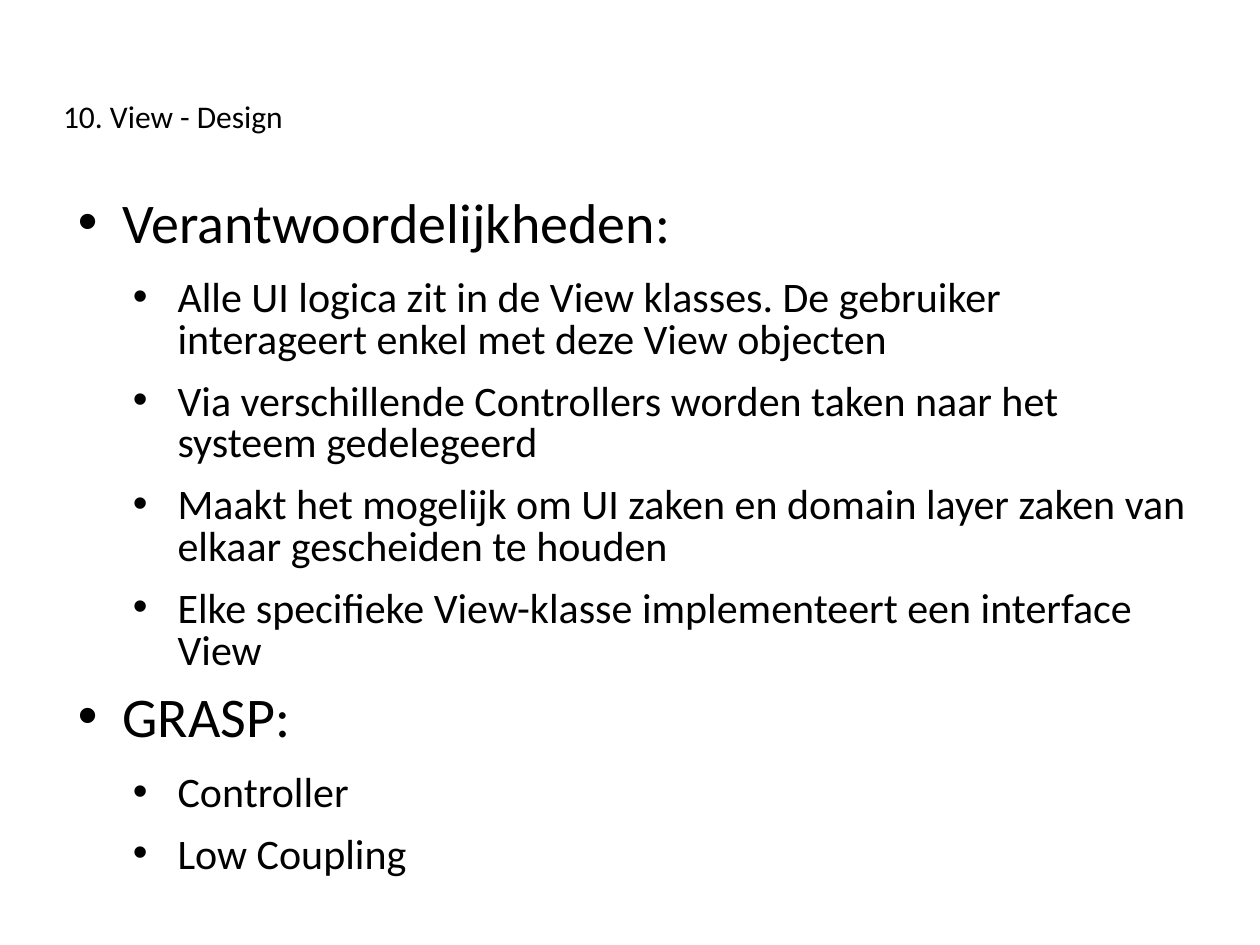
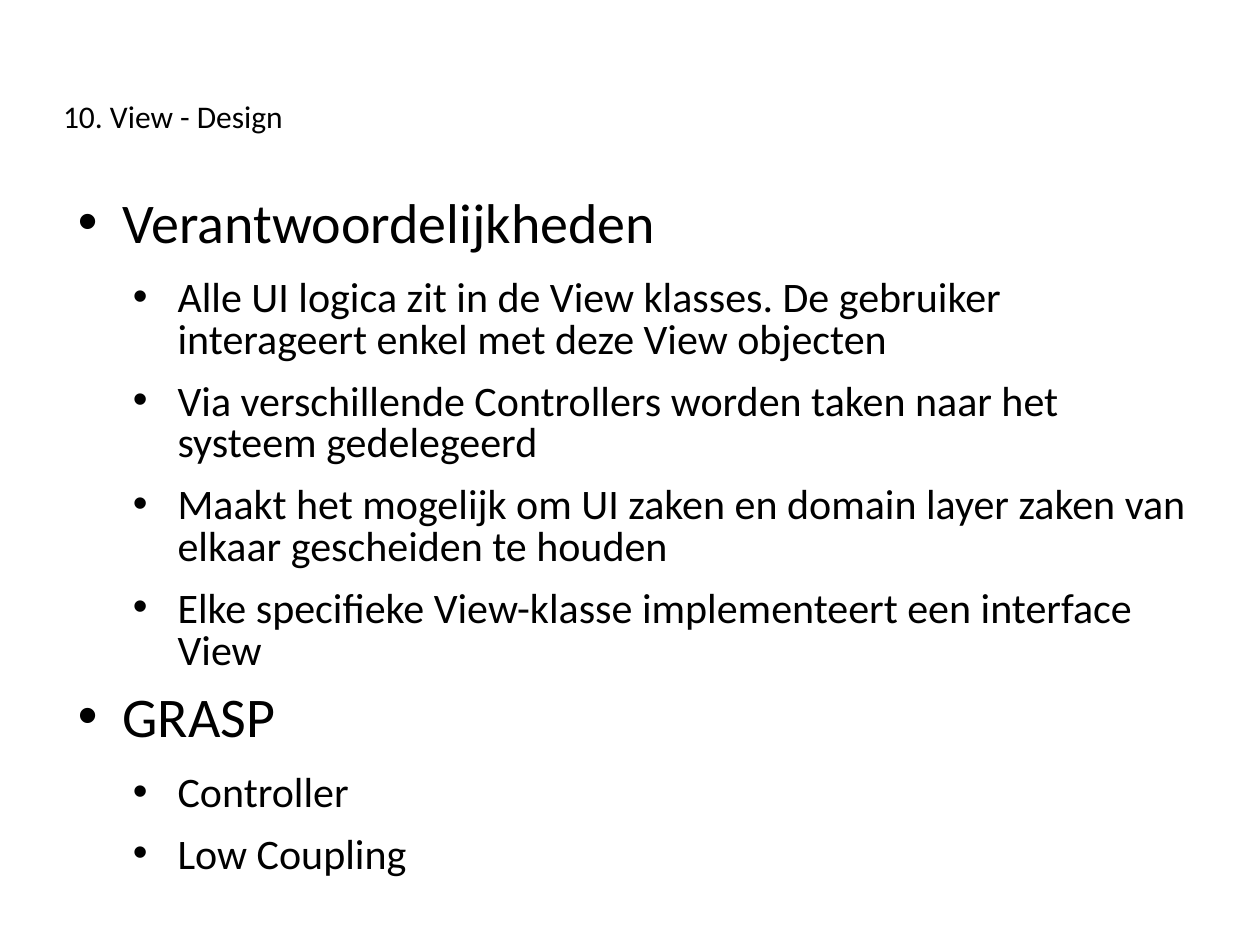
Before and after one commit to Novarg1/SWOP21, a slide deck: slide 28 of presentatie/Presentatie_Iteratie3_aanpassingenWonne21h59.ppt. Drawn at 1260x945 pixels with LibreOffice and Linux fonts; fonts in the diff are those of the drawing. Boxes give left, top, right and bottom in pixels: in the first picture for what was removed or moved away, otherwise in the second. Text is boxed around its words. In the diff, an @@ line names an element or a change of style, - is before the commit and + after.

```diff
--- a/presentatie/Presentatie_Iteratie3_aanpassingenWonne21h59.ppt
+++ b/presentatie/Presentatie_Iteratie3_aanpassingenWonne21h59.ppt
@@ text at (122,204,655,253): text changed @@
-• Verantwoordelijkheden:
+• Verantwoordelijkheden
@@ text at (122,700,275,738): text changed @@
-• GRASP:
+• GRASP
```
Also in this commit, not shown: 8 other slides changed, 3 other files.
